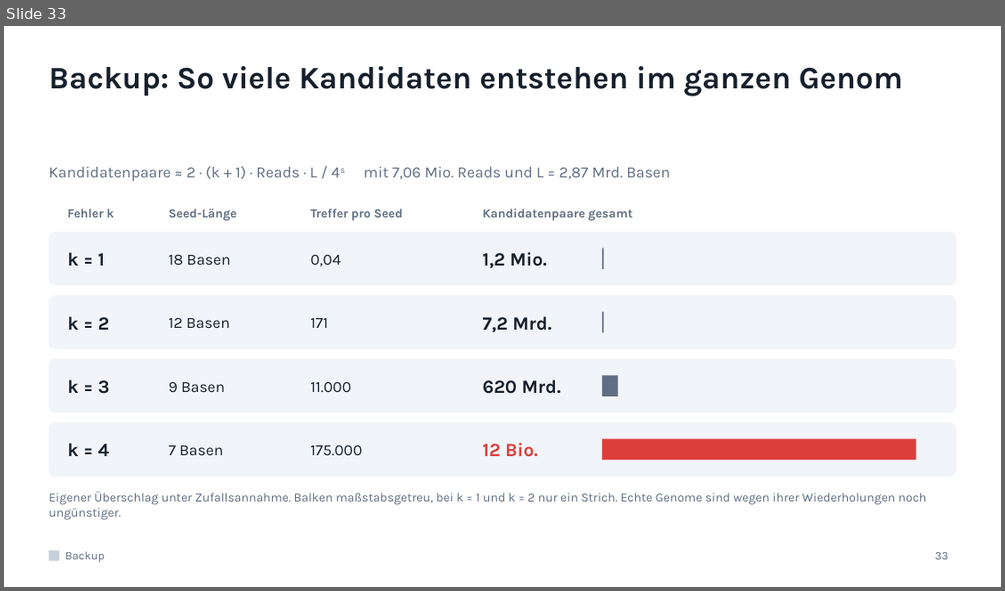
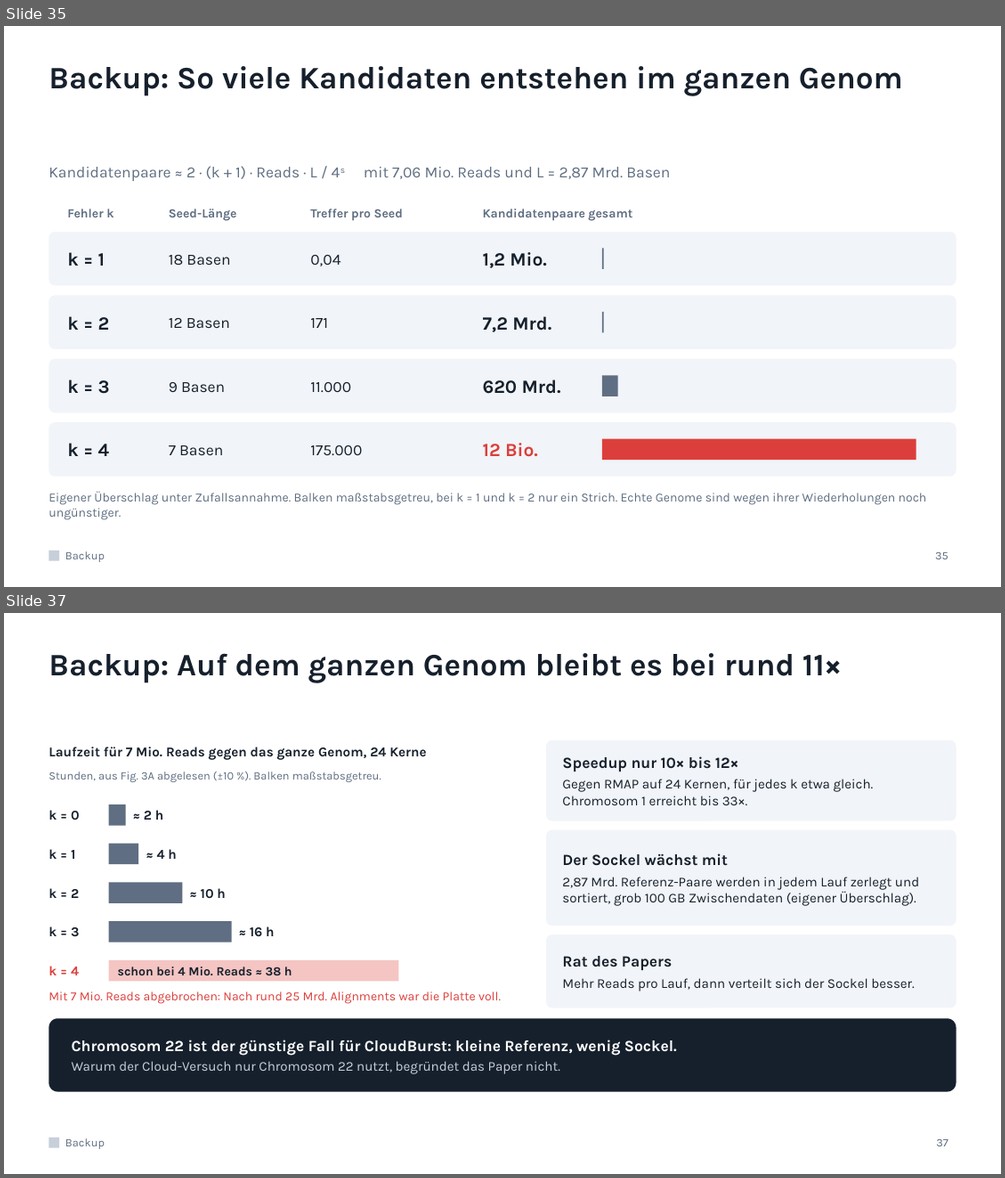
Before and after one commit to mawehl/BigData, a slide deck: CloudBurst_Vortrag.pptx. Shown one above the other, each under a label of ours: slide 33 before the commit, slides 35 and 37 after it; the slides between them are not shown. The pictures are 1005x591 and 1005x1178 pixels, drawn with LibreOffice and Linux fonts; fonts in the diff are those of the drawing. Boxes give left, top, right and bottom in pixels: in the first picture for what was removed or moved away, otherwise in the second. Text is boxed around its words. In the diff, an @@ line names an element or a change of style, - is before the commit and + after.

```diff
--- a/CloudBurst_Vortrag.pptx
+++ b/CloudBurst_Vortrag.pptx
@@ slide 37 added at (4, 613, 1001, 1174), background #FFFFFF; not listed: 2 template elements that a slide beside it also shows @@
@@ title added at (48, 653, 841, 683), 30 pt, text #16202C, bold @@
+Backup: Auf dem ganzen Genom bleibt es bei rund 11×
@@ rounded rectangle added at (546, 740, 956, 821), fill #F1F4F8 @@
@@ text added at (48, 747, 426, 760), 13 pt, text #16202C, bold @@
+Laufzeit für 7 Mio. Reads gegen das ganze Genom, 24 Kerne
@@ text added at (48, 771, 381, 782), 11 pt, text #5F6E82 @@
+Stunden, aus Fig. 3A abgelesen (±10 %). Balken maßstabsgetreu.
@@ text added at (562, 756, 874, 805), 13 pt, text #16202C @@
+Speedup nur 10× bis 12×
+Gegen RMAP auf 24 Kernen, für jedes k etwa gleich. Chromosom 1 erreicht bis 33×.
@@ text added at (48, 810, 80, 819), 13 pt, text #16202C, bold @@
+k = 0
@@ rectangle added at (109, 804, 126, 826), fill #5F6E82 @@
@@ text added at (144, 810, 163, 819), 13 pt, text #16202C, bold @@
+≈ 2 h
@@ text added at (48, 849, 75, 859), 13 pt, text #16202C, bold @@
+k = 1
@@ rectangle added at (109, 844, 138, 864), fill #5F6E82 @@
@@ text added at (157, 849, 176, 859), 13 pt, text #16202C, bold @@
+≈ 4 h
@@ rounded rectangle added at (546, 830, 956, 925), fill #F1F4F8 @@
@@ text added at (562, 853, 919, 906), 13 pt, text #16202C @@
+Der Sockel wächst mit
+2,87 Mrd. Referenz-Paare werden in jedem Lauf zerlegt und sortiert, grob 100 GB Zwischendaten (eigener Überschlag).
@@ text added at (48, 888, 79, 898), 13 pt, text #16202C, bold @@
+k = 2
@@ rectangle added at (109, 882, 183, 903), fill #5F6E82 @@
@@ text added at (201, 888, 225, 898), 13 pt, text #16202C, bold @@
+≈ 10 h
@@ text added at (48, 926, 79, 936), 13 pt, text #16202C, bold @@
+k = 3
@@ rectangle added at (109, 921, 231, 942), fill #5F6E82 @@
@@ text added at (250, 926, 274, 936), 13 pt, text #16202C, bold @@
+≈ 16 h
@@ rounded rectangle added at (546, 934, 956, 1008), fill #F1F4F8 @@
@@ text added at (562, 956, 914, 991), 13 pt, text #16202C @@
+Rat des Papers
+Mehr Reads pro Lauf, dann verteilt sich der Sockel besser.
@@ text added at (48, 965, 79, 975), 13 pt, text #DC3F3B, bold @@
+k = 4
@@ rectangle added at (109, 960, 399, 981), fill #DC3F3B at 30% opacity @@
@@ text added at (118, 966, 292, 975), 12 pt, text #16202C, bold @@
+schon bei 4 Mio. Reads ≈ 38 h
@@ text added at (48, 991, 501, 1004), 12 pt, text #DC3F3B @@
+Mit 7 Mio. Reads abgebrochen: Nach rund 25 Mrd. Alignments war die Platte voll.
@@ rounded rectangle added at (48, 1018, 956, 1092), fill #16202C @@
@@ text added at (72, 1039, 677, 1074), 15 pt, text #FFFFFF, bold @@
+Chromosom 22 ist der günstige Fall für CloudBurst: kleine Referenz, wenig Sockel.
+Warum der Cloud-Versuch nur Chromosom 22 nutzt, begründet das Paper nicht.
@@ page number added at (936, 1139, 948, 1146), 11 pt, text #5F6E82 @@
+37
@@ what was slide 33 is now slide 35 @@
@@ page number at (935, 552, 948, 559): text changed @@
-33
+35
```
Also in this commit, not shown: 4 slides changed, 3 other slides added, 1 other file.
